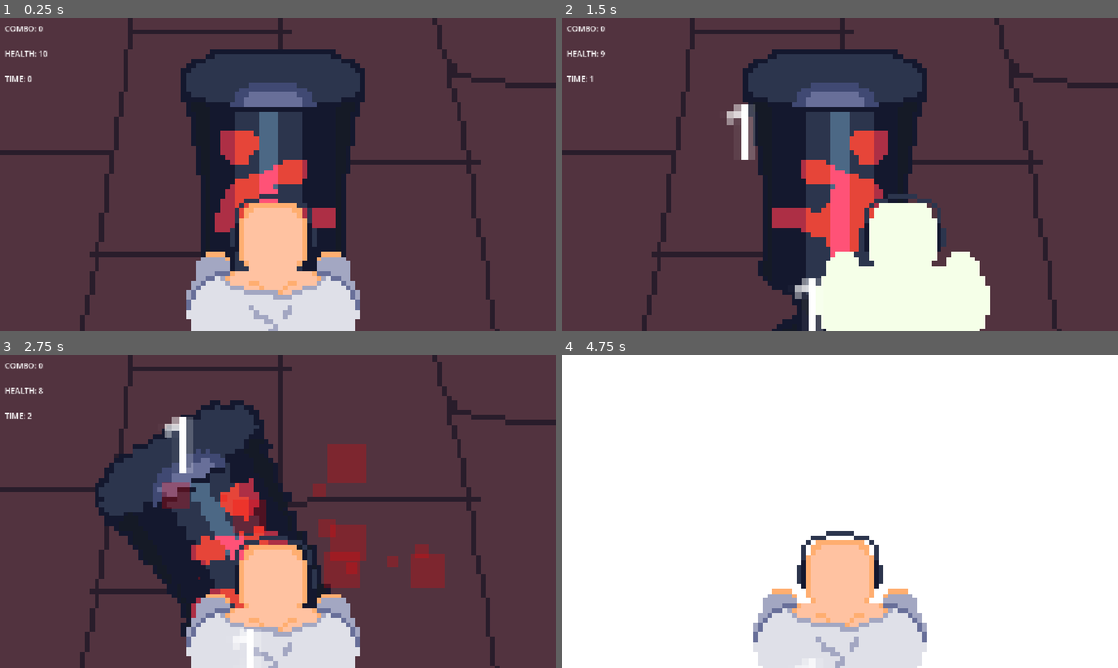
Above: before the commit, frames 1-4 (two rows, left to right).
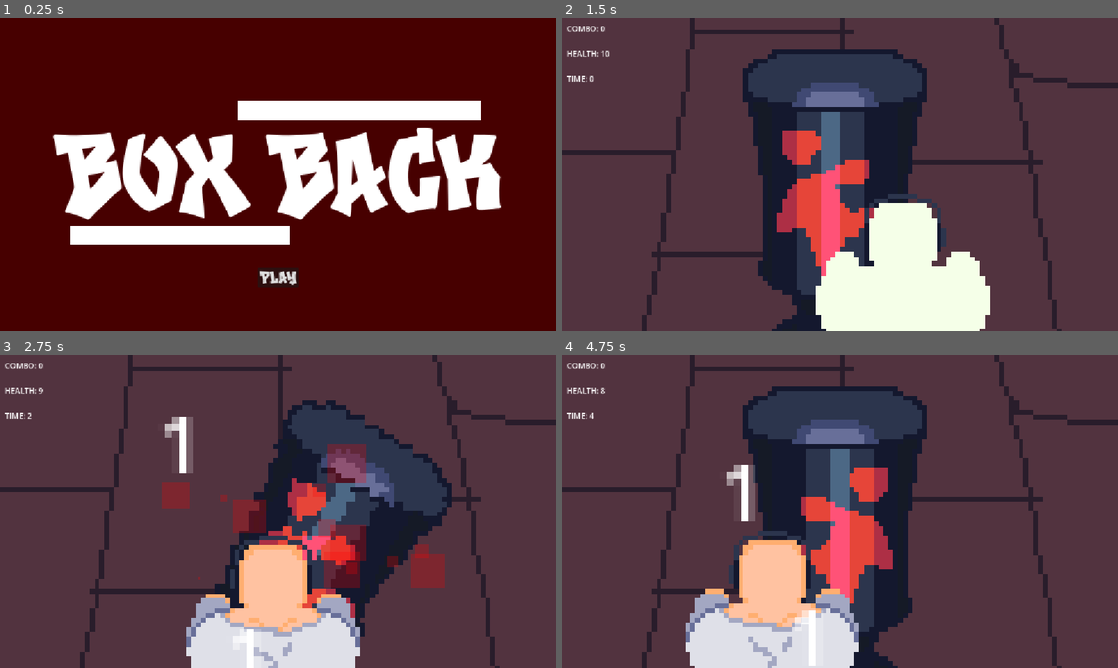
Above: after the commit, the same moments.

Repository: morph0z/Haven-Jam
Game: Godot game, scene res://scenes/MainMenu.tscn
The game is run twice, just before and just after one commit, with the same random seed, the same clock (stepped at 60 frames per second) and the same inputs. Before the commit the project starts from res://main_scene.tscn. Sound files missing from this copy of the repository are replaced by a short silence.
Inputs (mouse positions are in pixels of both pictures, inside the frame that each line leads up to):
- Up to frame 1 (0.25 s): no input
- Up to frame 2 (1.5 s): click (840, 277) at 0.5 s, where only the run after the commit has a clickable "PLAY"; move the mouse to (962, 158) at 1.27 s; press the mouse at (962, 158) at 1.28 s; hold Right (Weave Right) from 1.28 s (still down)
- Up to frame 3 (2.75 s): move the mouse to (166, 527) at 2.02 s; release Right (Weave Right) at 2.03 s; release the mouse at (166, 527) at 2.03 s; hold Left (Weave Left) from 2.03 s (still down); right-click (166, 527) at 2.1 s
- Up to frame 4 (4.75 s): move the mouse to (895, 442) at 2.77 s; release Left (Weave Left) at 2.78 s; press the mouse at (895, 442) at 2.78 s; hold Right (Weave Right) 2.78-4.28 s; move the mouse to (812, 574) at 3.52 s; release the mouse at (812, 574) at 3.53 s; right-click (812, 574) at 3.6 s; move the mouse to (1006, 558) at 4.27 s; press the mouse at (1006, 558) at 4.28 s; hold Left (Weave Left) from 4.28 s (still down)

The runs differ from the first frame. In frame 1, 100% of the frame differs, in the area x 0-100%, y 0-100%; in frame 2, 6.3%; in frame 3, 27%; in frame 4, 98%.

Commit message:
sml chanf

Diff:
--- a/project.godot
+++ b/project.godot
@@ -12,7 +12,7 @@
 
 config/name="HavenJam"
 config/tags=PackedStringArray("game_jam", "haven")
-run/main_scene="uid://bule4khbiew2b"
+run/main_scene="uid://cb1soeltjrhy"
 config/features=PackedStringArray("4.7", "GL Compatibility")
 config/icon="res://icon.svg"
 
--- a/scenes/dummy_enemy.tscn
+++ b/scenes/dummy_enemy.tscn
@@ -141,8 +141,6 @@
 [node name="HealthComponent" type="Node" parent="." unique_id=1305356091 node_paths=PackedStringArray("entity")]
 script = ExtResource("2_fah2s")
 entity = NodePath("..")
-max_health = 3
-health = 3
 metadata/_custom_type_script = "uid://otux3dmk7114"
 
 [node name="AnimatedSprite2D" type="AnimatedSprite2D" parent="." unique_id=1876609458]
Not shown, changed: export_presets.cfg
